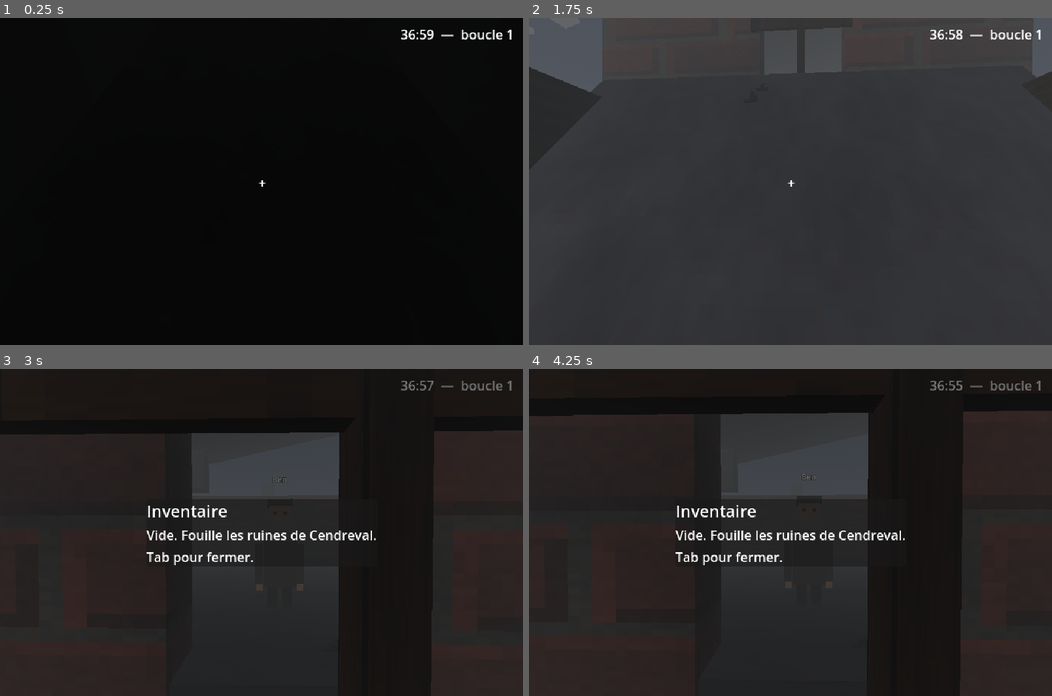
Above: before the commit, frames 1-4 (two rows, left to right).
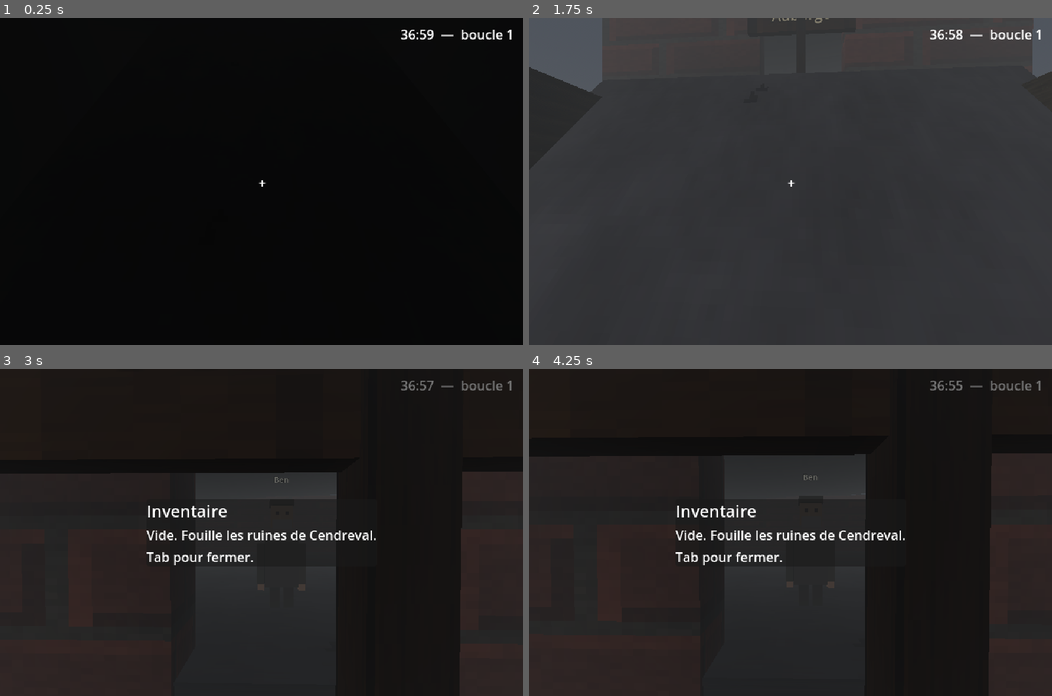
Above: after the commit, the same moments.

Repository: mikaJ7169/Skyburden
Game: Godot game, scene res://scenes/main.tscn
The game is run twice, just before and just after one commit, with the same random seed, the same clock (stepped at 60 frames per second) and the same inputs.
Inputs (mouse positions are in pixels of both pictures, inside the frame that each line leads up to):
- Up to frame 1 (0.25 s): no input
- Up to frame 2 (1.75 s): tap Enter at 0.5 s; move the mouse to (816, 181) at 0.52 s; hold W from 0.53 s (still down); tap F at 0.6 s; click (816, 181) at 0.67 s; tap Space at 0.77, 1.52 s; move the mouse to (764, 181) at 1.27 s; tap Z at 1.35 s
- Up to frame 3 (3 s): keep holding W; move the mouse to (271, 525) at 2.02 s; tap Q at 2.1 s; move the mouse to (256, 539) at 2.77 s; tap Tab at 2.85 s; click (256, 539) at 2.92 s
- Up to frame 4 (4.25 s): tap Space at 3.02, 3.5, 3.77 s; move the mouse to (947, 581) at 3.52 s; release W at 3.53 s; hold A from 3.53 s (still down); tap Enter at 3.6 s

The runs differ from the first frame. In frame 2, 0.1% of the frame differs, in the area x 1-99%, y 0-23%; in frame 3, 6.4%; in frame 4, 8.4%, in the area x 0-100%, y 13-100%.

Commit message:
Fix cohérence géométrique + pancartes + notes : texte fixe sur le panneau, plus d'objets flottants au milieu de la ville, notes uniques et 4 nouvelles thématiques
- enseignes : poteau épais + panneau bois, texte Label3D NON billboard fixé sur la face du
  panneau (fini le texte flottant orienté vers le joueur), face à la rue
- plus de morceaux flottants au milieu de la ville (réservés au-delà de la limite rouge) ;
  le toit de l'auberge repose désormais sur les murs
- lettre de Léa placée UNE seule fois (appartement désigné) ; +4 notes inédites :
  carnet d'Amarreur, fragment Mnémos, mot d'enfant, carnet du glaneur
- panneau de lecture des notes centré (CenterContainer) ; notes posées à plat sur les surfaces
- textures : variantes (pierre sombre, brique brune), teintes de façade variées, terre plus
  lumineuse/contrastée, mortier de brique assombri ; détails au sol (cailloux, touffes d'herbe)
- lumière chaude dans tous les bâtiments visitables + affiches dans l'appartement
- planète IA remontée (170) pour lire comme un objet du ciel
- gdparse + gdlint clean, 45 refs res:// résolues, 8 JSON valides

Co-authored-by: mikaJ7169 <mikaJ7169@users.noreply.github.com>

Diff:
--- /dev/null
+++ b/game/data/notes/note_amarreur.json
@@ -0,0 +1,4 @@
+{
+  "title": "Carnet d'un Amarreur",
+  "text": "On amarre les morceaux qui s'envolent — chaînes, câbles, ancres dans le roc. Certains disent que retenir ce que le ciel réclame est hérétique. Moi je dis que retenir, c'est sauver.\n\nDemain on rattache le toit de la chapelle. Encore."
+}
--- /dev/null
+++ b/game/data/notes/note_enfant.json
@@ -0,0 +1,4 @@
+{
+  "title": "Petit mot d'enfant",
+  "text": "Papa dit que la lumière rouge dans le ciel, c'est Dieu qui nous punit. Moi je crois que c'est juste une grosse planète. Maman dit de ne pas poser de questions.\n\n— T."
+}
--- /dev/null
+++ b/game/data/notes/note_glaneur.json
@@ -0,0 +1,4 @@
+{
+  "title": "Carnet du glaneur",
+  "text": "Jour 41. Les ruines de Cendreval donnent encore : clous, bois, une conserve par semaine si on a de la chance. Ne jamais prendre les livres — les Enfants de Dieu.\n\nLa planète rouge grossit. Tout le monde le voit. Personne n'en parle."
+}
--- /dev/null
+++ b/game/data/notes/note_mnemo.json
@@ -0,0 +1,4 @@
+{
+  "title": "Fragment d'archive (Mnémos)",
+  "text": "L'arrachement n'est pas divin. C'est une machine, quelque part là-haut. Nous sommes les derniers à nous souvenir du monde d'avant.\n\nNe brûlez pas ceci : savoir, c'est résister."
+}
--- a/game/scenes/ui/hud.gd
+++ b/game/scenes/ui/hud.gd
@@ -53,11 +53,13 @@
 	_text.autowrap_mode = TextServer.AUTOWRAP_WORD_SMART
 	_text.add_theme_font_size_override("font_size", 14)
 	vb.add_child(_text)
+	var note_center := CenterContainer.new()
+	note_center.set_anchors_preset(Control.PRESET_FULL_RECT)
+	add_child(note_center)
 	_note_box = PanelContainer.new()
-	_note_box.set_anchors_preset(Control.PRESET_CENTER)
 	_note_box.custom_minimum_size = Vector2(420, 0)
 	_note_box.visible = false
-	add_child(_note_box)
+	note_center.add_child(_note_box)
 	var nvb := VBoxContainer.new()
 	_note_box.add_child(nvb)
 	_note_title = Label.new()
--- a/game/scenes/zones/cendreval.gd
+++ b/game/scenes/zones/cendreval.gd
@@ -30,7 +30,9 @@
 	_rng.seed = 2200
 	_tex = {
 		"stone": Tex.make_stone(),
+		"stone_dark": Tex.make_stone_dark(),
 		"brick": Tex.make_brick(),
+		"brick_brown": Tex.make_brick_brown(),
 		"concrete": Tex.make_concrete(),
 		"dirt": Tex.make_dirt(),
 		"plaster": Tex.make_plaster(),
@@ -39,6 +41,7 @@
 		"roof": Tex.make_roof(),
 	}
 	_build_ground()
+	_build_ground_details()
 	_build_auberge()
 	_build_houses()
 	_build_signs()
@@ -48,7 +51,6 @@
 	_build_props()
 	_build_rubble()
 	_build_border()
-	_build_floating()
 
 func _mat(tint: Color, tex_name := "", emission := false) -> StandardMaterial3D:
 	var key := tint.to_html() + "|" + tex_name + ("|e" if emission else "")
@@ -107,16 +109,16 @@
 	add_child(relic)
 
 func _make_sign(pos: Vector3, text: String) -> void:
-	var wood := Color(0.45, 0.36, 0.25)
-	_box(pos + Vector3(0, 1.0, 0), Vector3(0.12, 2.0, 0.12), wood, "wood")
-	_box(pos + Vector3(0, 2.1, 0), Vector3(1.8, 0.5, 0.06), Color(0.5, 0.4, 0.28), "wood")
+	var post_tint := Color(0.4, 0.32, 0.22)
+	_box(pos + Vector3(0, 1.1, 0), Vector3(0.16, 2.2, 0.16), post_tint, "wood")
+	_box(pos + Vector3(0, 2.05, 0), Vector3(1.9, 0.55, 0.1), Color(0.55, 0.45, 0.32), "wood")
 	var label := Label3D.new()
 	label.text = text
-	label.position = pos + Vector3(0, 2.1, 0.09)
-	label.billboard = BaseMaterial3D.BILLBOARD_ENABLED
-	label.pixel_size = 0.006
-	label.modulate = Color(0.92, 0.89, 0.78)
-	label.outline_size = 8
+	label.billboard = BaseMaterial3D.BILLBOARD_DISABLED
+	label.position = pos + Vector3(0, 2.05, 0.06)
+	label.pixel_size = 0.008
+	label.modulate = Color(0.95, 0.9, 0.75)
+	label.outline_size = 6
 	label.outline_modulate = Color(0, 0, 0, 0.9)
 	add_child(label)
 
@@ -139,8 +141,8 @@
 	var found := _mat(Color(0.42, 0.42, 0.44), "concrete")
 	Builder.box(self, Vector3(0, 0.2, cz), Vector3(10.5, 0.4, 10.5), found)
 	var slab_mat := _mat(Color(0.55, 0.52, 0.48), "roof")
-	var slab_pos := Vector3(0.4, 6.6, cz - 0.6)
-	Builder.box(self, slab_pos, Vector3(10.5, 0.3, 10.5), slab_mat, Vector3(0, 0, 0.22))
+	var slab_pos := Vector3(0.4, h + 0.12, cz - 0.6)
+	Builder.box(self, slab_pos, Vector3(10.5, 0.3, 10.5), slab_mat, Vector3(0, 0, 0.08))
 	var chim := _mat(Color(0.7, 0.68, 0.65), "stone")
 	Builder.box(self, Vector3(-3.5, h + 1.0, cz - 3.5), Vector3(0.8, 2.0, 0.8), chim)
 	_make_sign(Vector3(0, 0, cz + 6.5), "Auberge")
@@ -163,7 +165,7 @@
 			elif forced == "library":
 				_build_library(px, pz)
 			elif forced == "apartment":
-				_build_apartment(px, pz)
+				_build_apartment(px, pz, true)
 			else:
 				var r := _rng.randf()
 				if r < 0.6:
@@ -226,9 +228,13 @@
 	var d := _rng.randf_range(8.0, 13.0)
 	var ruined := _rng.randf() < 0.55
 	var h: float = _rng.randf_range(2.6, 4.2) if ruined else _rng.randf_range(4.5, 7.0)
-	var texes := ["stone", "brick", "plaster", "concrete"]
+	var texes := ["stone", "stone_dark", "brick", "brick_brown", "plaster", "concrete"]
 	var tex_name: String = texes[_rng.randi_range(0, texes.size() - 1)]
-	var tint := Color(0.85, 0.84, 0.82) * _rng.randf_range(0.9, 1.1)
+	var tints := [
+		Color(0.85, 0.84, 0.82), Color(0.8, 0.77, 0.7),
+		Color(0.76, 0.82, 0.76), Color(0.88, 0.86, 0.78),
+	]
+	var tint: Color = tints[_rng.randi_range(0, tints.size() - 1)] * _rng.randf_range(0.92, 1.08)
 	var wall := _mat(tint, tex_name)
 	var hw := w / 2.0
 	var hd := d / 2.0
@@ -290,7 +296,8 @@
 	if name != "":
 		_make_sign(Vector3(cx, 0, cz + hd + 1.8), name)
 	if note_file != "":
-		_make_note(Vector3(cx + 0.8, 1.02, cz - hd + 0.9), note_file)
+		_make_note(Vector3(cx + 0.8, 1.012, cz - hd + 0.9), note_file)
+	_add_warm_light(cx, cz, h * 0.5)
 
 func _build_library(cx: float, cz: float) -> void:
 	var w := 12.0
@@ -313,10 +320,12 @@
 	_shelf_z(cx + hw - 0.5, cz, d - 1.2, 2.6)
 	_shelf_x(cx, cz, w - 4.0, 2.2)
 	_make_sign(Vector3(cx, 0, cz + hd + 1.8), "Bibliothèque")
-	_make_note(Vector3(cx, 1.13, cz), "res://data/notes/inventaire_biblio.json")
+	_make_note(Vector3(cx, 1.137, cz), "res://data/notes/inventaire_biblio.json")
+	_make_note(Vector3(cx + hw - 0.5, 1.336, cz - 1.0), "res://data/notes/note_mnemo.json")
 	_make_relic("livre", Vector3(cx - hw + 0.5, 1.48, cz + 1.5))
-
-func _build_apartment(cx: float, cz: float) -> void:
+	_add_warm_light(cx, cz, h * 0.5)
+
+func _build_apartment(cx: float, cz: float, with_story := false) -> void:
 	var w := 10.0
 	var d := 12.0
 	var h := 7.5
@@ -344,9 +353,13 @@
 			Builder.box(self, leg, Vector3(0.08, 0.75, 0.08), wood)
 	var desk := Vector3(cx, 0.4, cz - hd + 0.7)
 	Builder.box(self, desk, Vector3(1.2, 0.8, 0.6), wood)
-	_make_note(Vector3(cx - 0.3, 0.82, cz - hd + 0.7), "res://data/notes/lettre_lea.json")
+	if with_story:
+		_make_note(Vector3(cx - 0.3, 0.812, cz - hd + 0.7), "res://data/notes/lettre_lea.json")
 	_shelf_z(cx + hw - 0.5, cz, d - 2.0, 2.2)
 	_make_relic("conserve", Vector3(cx + hw - 0.5, 1.48, cz - 2.0))
+	_add_poster(cx - 1.5, 2.2, cz - hd + 0.3, Color(0.6, 0.55, 0.45))
+	_add_poster(cx + 1.5, 2.4, cz - hd + 0.3, Color(0.55, 0.5, 0.56))
+	_add_warm_light(cx, cz, h * 0.5)
 
 func _shelf_x(cx: float, cz: float, length: float, h: float) -> void:
 	var wood := _mat(Color(0.6, 0.48, 0.35), "wood")
@@ -364,7 +377,40 @@
 
 func _build_signs() -> void:
 	_make_sign(Vector3(3.5, 0, 12), "Cendreval")
-	_make_note(Vector3(4.5, 0.03, -2), "res://data/notes/affiche_eglise.json")
+	_make_note(Vector3(4.5, 0.012, -2), "res://data/notes/affiche_eglise.json")
+	_make_note(Vector3(-3, 0.012, 0.5), "res://data/notes/note_enfant.json")
+	_make_note(Vector3(1.5, 0.012, -3), "res://data/notes/note_glaneur.json")
+	_box(Vector3(-21.5, 0.4, 0), Vector3(0.8, 0.8, 0.8), Color(0.7, 0.58, 0.42), "wood")
+	_make_note(Vector3(-21.5, 0.812, 0), "res://data/notes/note_amarreur.json")
+
+func _add_warm_light(cx: float, cz: float, y: float) -> void:
+	var light := OmniLight3D.new()
+	light.light_color = WARM
+	light.light_energy = 0.6
+	light.omni_range = 9.0
+	light.shadow_enabled = false
+	light.position = Vector3(cx, y, cz)
+	add_child(light)
+
+func _add_poster(cx: float, y: float, cz: float, tint: Color) -> void:
+	_box(Vector3(cx, y, cz), Vector3(0.5, 0.7, 0.05), tint)
+
+func _build_ground_details() -> void:
+	for i in range(40):
+		var x := _rng.randf_range(-55.0, 55.0)
+		var z := _rng.randf_range(-55.0, 55.0)
+		if _in_shaft(x, z, 1.0):
+			continue
+		var s := _rng.randf_range(0.08, 0.22)
+		_box(Vector3(x, s / 2.0, z), Vector3(s, s, s), Color(0.42, 0.42, 0.44), "concrete")
+	for i in range(25):
+		var x := _rng.randf_range(-55.0, 55.0)
+		var z := _rng.randf_range(-55.0, 55.0)
+		if _in_shaft(x, z, 1.0):
+			continue
+		var g := _rng.randf_range(0.15, 0.3)
+		var tint := Color(0.4, 0.5, 0.32) * _rng.randf_range(0.9, 1.1)
+		_box(Vector3(x, g / 2.0, z), Vector3(0.12, g, 0.12), tint)
 
 func _build_lamps() -> void:
 	var spots := [
@@ -546,21 +592,3 @@
 		var tilt := Vector3(0, 0, _rng.randf_range(-0.4, 0.4))
 		var size := Vector3(s, s * _rng.randf_range(0.5, 1.0), s)
 		_register_debris(_box(pos, size, tint, "stone", false, tilt))
-
-func _build_floating() -> void:
-	for i in range(4):
-		var x := _rng.randf_range(-40.0, 40.0)
-		var z := _rng.randf_range(-40.0, 40.0)
-		if _in_shaft(x, z, 3.0):
-			continue
-		var y := _rng.randf_range(16.0, 32.0)
-		var n := _rng.randi_range(2, 3)
-		for j in range(n):
-			var s := _rng.randf_range(1.5, 3.5)
-			var jx := _rng.randf_range(-2, 2)
-			var jy := _rng.randf_range(-2, 2)
-			var jz := _rng.randf_range(-2, 2)
-			var pos := Vector3(x + jx, y + jy, z + jz)
-			var tilt := Vector3(_rng.randf_range(-0.4, 0.4), 0, _rng.randf_range(-0.4, 0.4))
-			var size := Vector3(s, s * _rng.randf_range(0.4, 0.8), s * _rng.randf_range(0.6, 1.0))
-			_register_debris(_box(pos, size, Color(0.55, 0.53, 0.5), "stone", false, tilt))
--- a/game/scripts/sky_manager.gd
+++ b/game/scripts/sky_manager.gd
@@ -9,7 +9,7 @@
 const FOG_DENSITY_START := 0.055
 const FOG_DENSITY_END := 0.09
 const MARS_POSITION := Vector3(-260.0, 190.0, -620.0)
-const PLANET_AI_POSITION := Vector3(420.0, 110.0, -720.0)
+const PLANET_AI_POSITION := Vector3(420.0, 170.0, -720.0)
 const MARS_SCALE_START := 0.5
 const MARS_SCALE_END := 16.0
 const PLANET_AI_SCALE_START := 4.0
--- a/game/scripts/textures.gd
+++ b/game/scripts/textures.gd
@@ -119,10 +119,28 @@
 static func make_brick() -> ImageTexture:
 	var rng := _rng(2202)
 	var img := _base_img(Color(0.5, 0.26, 0.2))
-	_blocks(img, rng, Color(0.5, 0.26, 0.2), Color(0.42, 0.4, 0.38), 32, 16, true)
+	_blocks(img, rng, Color(0.5, 0.26, 0.2), Color(0.36, 0.34, 0.32), 32, 16, true)
 	_smooth_noise(img, 2202)
 	_blotch(img, rng, 6, Color(0.3, 0.16, 0.12), 10)
 	_cracks(img, rng, 4, Color(0.22, 0.14, 0.1))
+	return _tex(img)
+
+static func make_stone_dark() -> ImageTexture:
+	var rng := _rng(1102)
+	var img := _base_img(Color(0.44, 0.43, 0.42))
+	_blocks(img, rng, Color(0.44, 0.43, 0.42), Color(0.26, 0.25, 0.24), 32, 32)
+	_smooth_noise(img, 1102)
+	_cracks(img, rng, 7, Color(0.16, 0.15, 0.14))
+	_moss(img, rng, 12)
+	return _tex(img)
+
+static func make_brick_brown() -> ImageTexture:
+	var rng := _rng(2203)
+	var img := _base_img(Color(0.45, 0.32, 0.24))
+	_blocks(img, rng, Color(0.45, 0.32, 0.24), Color(0.34, 0.31, 0.28), 32, 16, true)
+	_smooth_noise(img, 2203)
+	_blotch(img, rng, 6, Color(0.28, 0.2, 0.14), 10)
+	_cracks(img, rng, 4, Color(0.2, 0.14, 0.1))
 	return _tex(img)
 
 static func make_plaster() -> ImageTexture:
@@ -135,10 +153,10 @@
 
 static func make_dirt() -> ImageTexture:
 	var rng := _rng(8808)
-	var img := _base_img(Color(0.33, 0.29, 0.23))
+	var img := _base_img(Color(0.38, 0.34, 0.27))
 	_smooth_noise(img, 8808)
-	_blotch(img, rng, 14, Color(0.24, 0.2, 0.15), 18)
-	_blotch(img, rng, 8, Color(0.42, 0.38, 0.3), 12)
+	_blotch(img, rng, 16, Color(0.26, 0.22, 0.16), 18)
+	_blotch(img, rng, 10, Color(0.47, 0.42, 0.33), 12)
 	for i in range(30):
 		var x := rng.randi_range(MARGIN, SIZE - MARGIN - 1)
 		var y := rng.randi_range(MARGIN, SIZE - MARGIN - 1)
